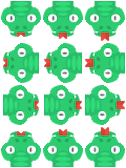
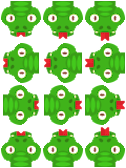
The second w=126, h=168 image is a revision of the first. Changes to its layers:
pixels changed over [1, 1, 125, 167] (layer not identified)
